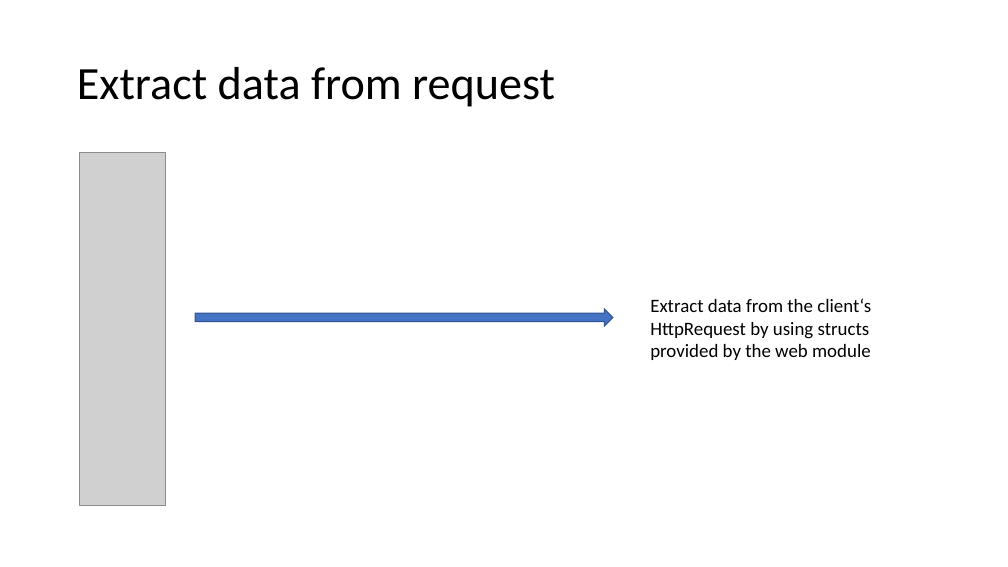
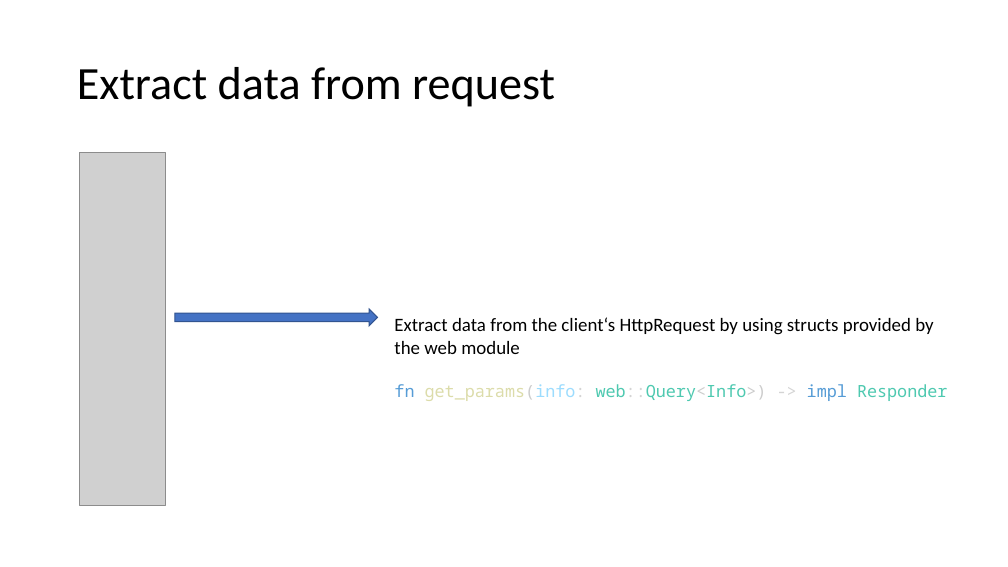
Before and after one commit to floscodes/actix_talk, a slide deck: slide 9 of Pres.pptx (slide 8 before the commit). Drawn at 1008x567 pixels with LibreOffice and Linux fonts; fonts in the diff are those of the drawing; grey boxes stand for pictures. Boxes give left, top, right and bottom in pixels: in the first picture for what was removed or moved away, otherwise in the second. Text is boxed around its words. In the diff, an @@ line names an element or a change of style, - is before the commit and + after.

```diff
--- a/Pres.pptx
+++ b/Pres.pptx
@@ right arrow: place and size @@
-right arrow at <box>195,309,613,326</box>
+right arrow at <box>175,309,377,326</box>
@@ text "Extract data from the client‘s ...": place and size @@
-text "Extract data from the client‘s ..." at <box>650,298,871,360</box>
+text "Extract data from the client‘s ..." at <box>394,317,947,401</box>
@@ text at <box>394,384,947,401</box>: paragraph added @@
+fn get_params(info: web::Query<Info>) -> impl Responder
```
Also in this commit, not shown: 1 other slide changed, 1 slide added, 2 other files.
